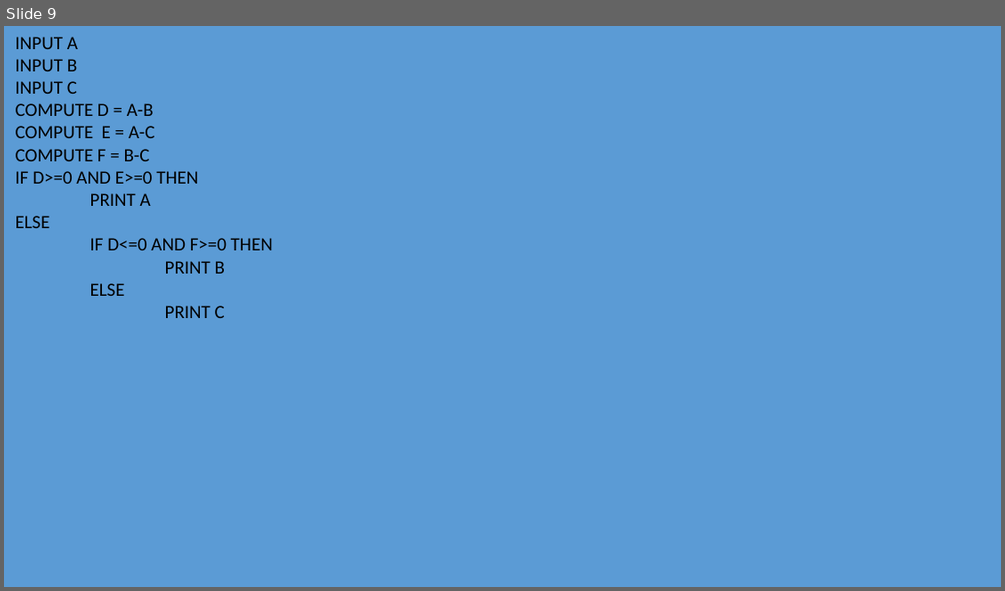
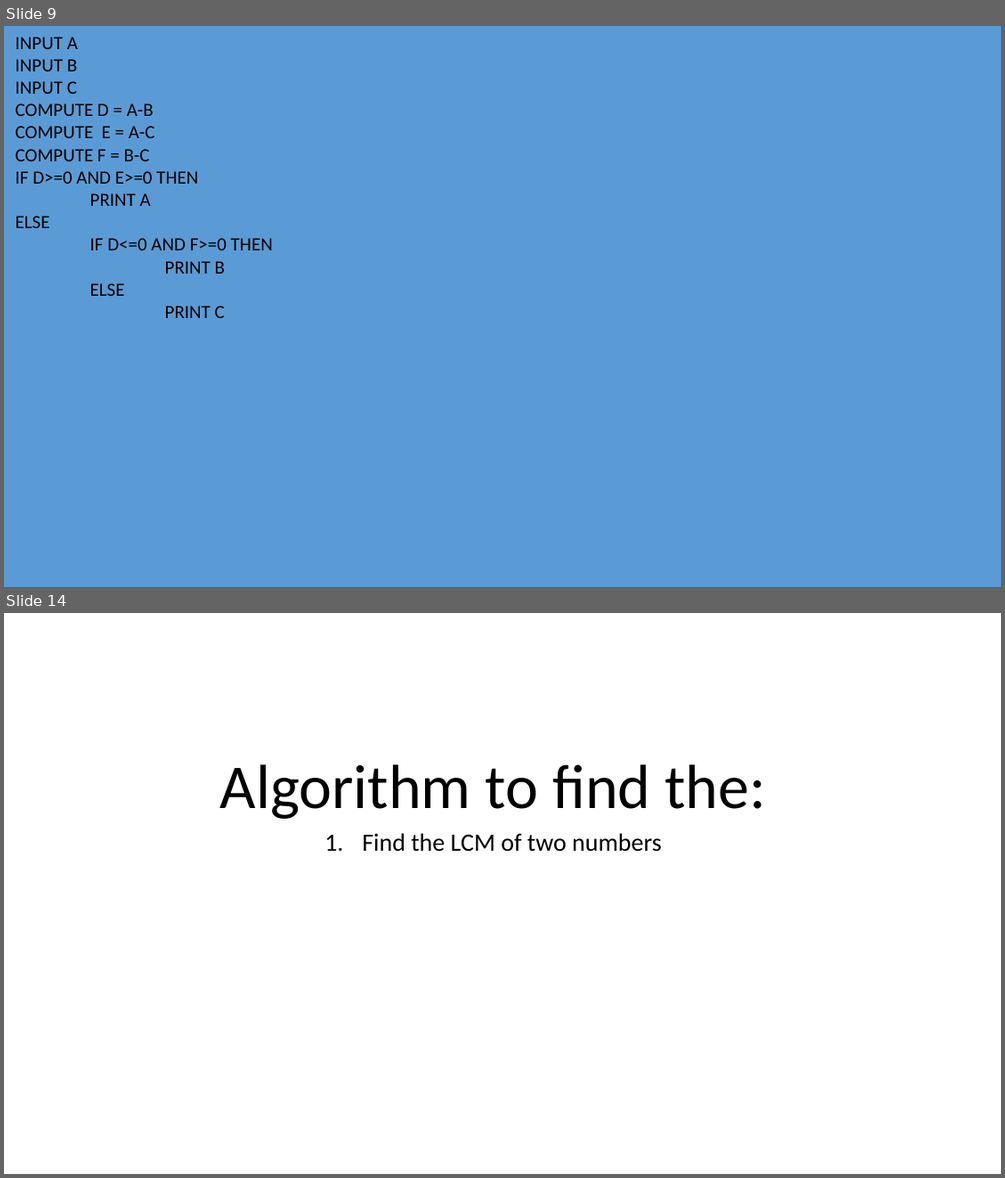
Before and after one commit to 3l4k/Lotanna_OkekeCSC102, a slide deck: Lotanna OkekeAA1.pptx. Shown one above the other, each under a label of ours: slide 9 before the commit, slides 9 and 14 after it; the slides between them are not shown. The pictures are 1005x591 and 1005x1178 pixels, drawn with LibreOffice and Linux fonts; fonts in the diff are those of the drawing. Boxes give left, top, right and bottom in pixels: in the first picture for what was removed or moved away, otherwise in the second. Text is boxed around its words. In the diff, an @@ line names an element or a change of style, - is before the commit and + after.

```diff
--- a/Lotanna OkekeAA1.pptx
+++ b/Lotanna OkekeAA1.pptx
@@ slide 14 added at [4, 613, 1001, 1174], background #FFFFFF @@
@@ title added at [220, 764, 767, 819], 60 pt, text #000000 @@
+Algorithm to find the:
@@ subtitle added at [362, 833, 662, 852], 24 pt, text #000000 @@
+1. Find the LCM of two numbers
```
Also in this commit, not shown: 4 slides changed, 8 other slides added, 1 other file.
